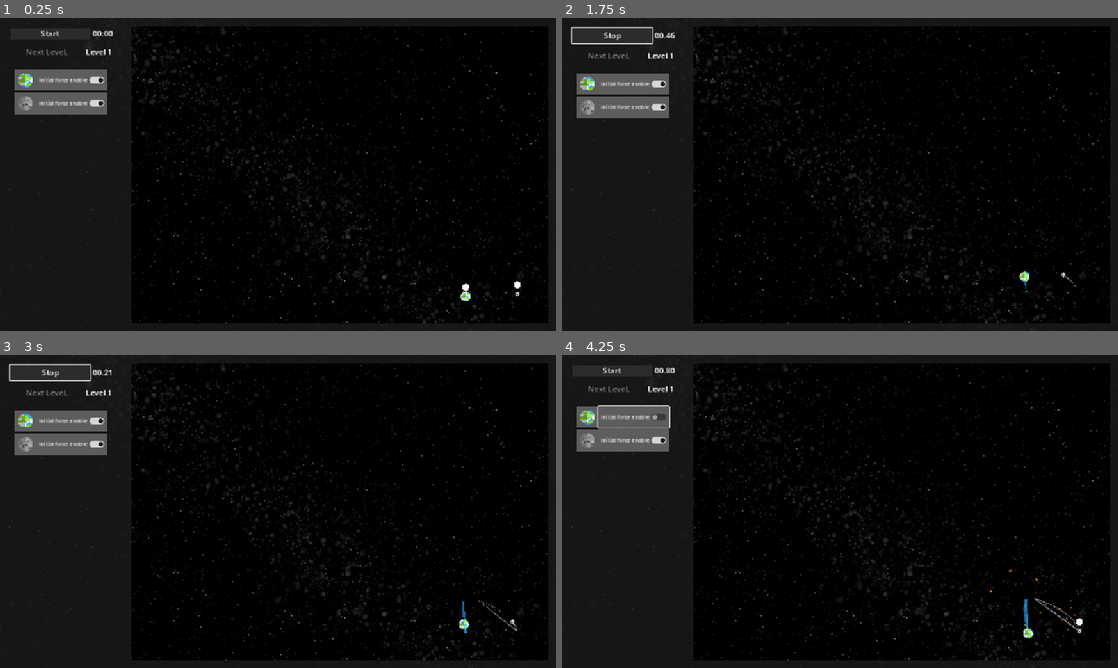
Above: before the commit, frames 1-4 (two rows, left to right).
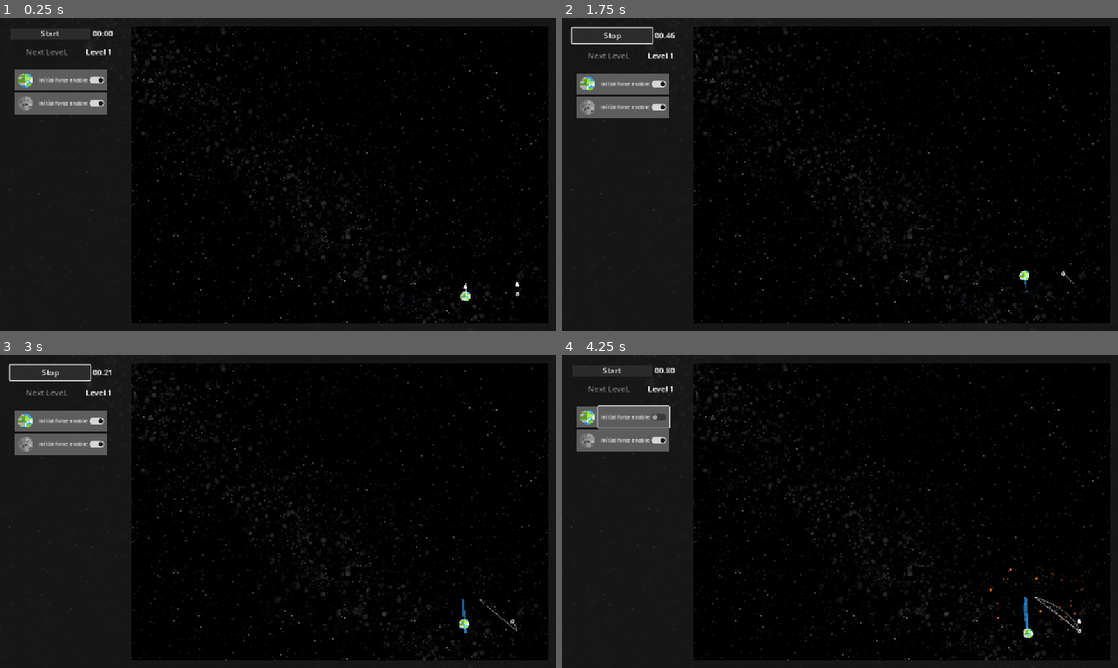
Above: after the commit, the same moments.

Repository: Ahmed-Dardouri/GMTK_prototype_orbits
Game: Godot game, scene res://scenes/game.tscn
The game is run twice, just before and just after one commit, with the same random seed, the same clock (stepped at 60 frames per second) and the same inputs.
Inputs (mouse positions are in pixels of both pictures, inside the frame that each line leads up to):
- Up to frame 1 (0.25 s): no input
- Up to frame 2 (1.75 s): click (1029, 296) at 0.52 s; click "Start" at 1.25 s
- Up to frame 3 (3 s): click "Stop" at 2 s; click "Start" at 2.75 s
- Up to frame 4 (4.25 s): click "Initial force enable" at 3.5 s

The runs differ from the first frame. In frame 1, less than 0.1% of the frame differs, in the area x 83-94%, y 84-88%; in frame 2, less than 0.1%; in frame 3, less than 0.1%; in frame 4, 0.1%, in the area x 73-94%, y 68-88%.

Commit message:
made arrow head pointy

Diff:
--- a/scenes/arrow.tscn
+++ b/scenes/arrow.tscn
@@ -3,7 +3,7 @@
 [ext_resource type="Script" uid="uid://b0a7h8pyuviaj" path="res://scripts/arrow.gd" id="1_umosx"]
 
 [sub_resource type="StyleBoxFlat" id="StyleBoxFlat_23jat"]
-bg_color = Color(0.627668, 0.806318, 0.966104, 1)
+bg_color = Color(0.627451, 0.807843, 0.964706, 0.360784)
 corner_radius_top_left = 20
 corner_radius_top_right = 20
 corner_radius_bottom_right = 20
@@ -11,7 +11,7 @@
 anti_aliasing = false
 
 [sub_resource type="StyleBoxFlat" id="StyleBoxFlat_q8ifc"]
-bg_color = Color(0.188885, 0.646637, 0.865206, 1)
+bg_color = Color(0.188235, 0.647059, 0.866667, 0.34902)
 corner_radius_top_left = 20
 corner_radius_top_right = 20
 corner_radius_bottom_right = 20
@@ -19,7 +19,7 @@
 anti_aliasing = false
 
 [sub_resource type="StyleBoxFlat" id="StyleBoxFlat_umosx"]
-bg_color = Color(1, 1, 1, 1)
+bg_color = Color(1, 1, 1, 0)
 corner_radius_top_left = 20
 corner_radius_top_right = 20
 corner_radius_bottom_right = 20
@@ -36,7 +36,12 @@
 points = PackedVector2Array(0, -37.605, 0, 0)
 width = 3.35
 
-[node name="Button" type="Button" parent="."]
+[node name="arrow_head" type="Polygon2D" parent="."]
+position = Vector2(0, -41)
+offset = Vector2(0, 41)
+polygon = PackedVector2Array(0, -55, -10, -34, 10, -34)
+
+[node name="Button" type="Button" parent="arrow_head"]
 z_index = 35
 anchors_preset = 7
 anchor_left = 0.5
@@ -44,16 +49,16 @@
 anchor_right = 0.5
 anchor_bottom = 1.0
 offset_left = -6.0
-offset_top = -44.0
+offset_top = -6.0
 offset_right = 6.0
-offset_bottom = -32.0
+offset_bottom = 6.0
 grow_horizontal = 2
 grow_vertical = 0
 scale = Vector2(2.40365, 2.39074)
-pivot_offset = Vector2(5.94965, 6.37842)
+pivot_offset = Vector2(5.99992, 6.00057)
 theme_override_styles/hover = SubResource("StyleBoxFlat_23jat")
 theme_override_styles/pressed = SubResource("StyleBoxFlat_q8ifc")
 theme_override_styles/normal = SubResource("StyleBoxFlat_umosx")
 
-[connection signal="button_down" from="Button" to="." method="_on_button_button_down"]
-[connection signal="button_up" from="Button" to="." method="_on_button_button_up"]
+[connection signal="button_down" from="arrow_head/Button" to="." method="_on_button_button_down"]
+[connection signal="button_up" from="arrow_head/Button" to="." method="_on_button_button_up"]
--- a/scripts/arrow.gd
+++ b/scripts/arrow.gd
@@ -1,8 +1,8 @@
 extends Node2D
-@onready var button := $Button
+@onready var button := $arrow_head/Button
 @onready var line := $Line2D
 @onready var base := $base
-
+@onready var arrow_head := $arrow_head
 var force_vector : Vector2 = Vector2.ZERO
 @export var enable_force := true
 
@@ -16,8 +16,12 @@
 # Called every frame. 'delta' is the elapsed time since the previous frame.
 func _process(delta: float) -> void:
 	if drag_drop:
-		button.global_position = get_global_mouse_position()
-		line.points[0] = button.position
+		arrow_head.global_position = get_global_mouse_position()
+		line.points[0] = arrow_head.position
+		var angle = line.points[0].angle()
+		angle += PI / 2
+		arrow_head.rotation = angle
+
 	pass
 
 
